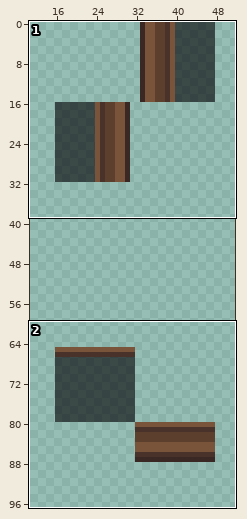
Two versions of one sprite sheet, Resources/Textures/_CP14/Structures/Roof/wooden.rsi/roof4.png. Above, an overview of the earlier version with the close-up marked.
Close-up. The starting point:
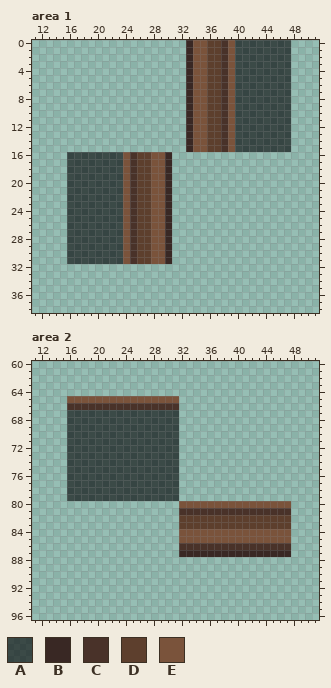
The file is 64x128 pixels. Shown: area 1: x 11..51, y 0..38; area 2: x 11..51, y 60..96. The wide view leaves out empty margins.
Palette (. is transparent): A #060709a2  B #392824  C #493229  D #5d3f2d  E #7a533b
After:
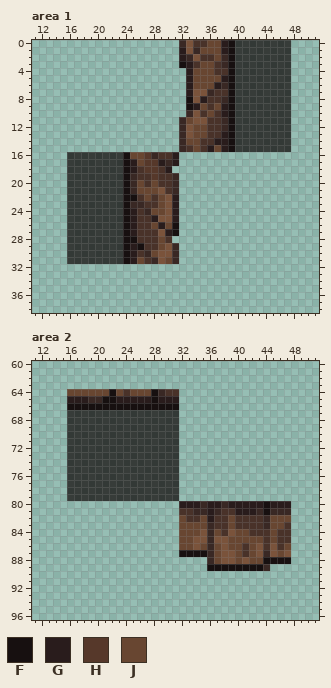
Colours new in this view: F #171010  G #291c1c  H #56382a  J #684631
From old to new:
colour A: #060709a2 -> #120a0ab8
Area 1:
y 0: x 32..39 .BEEDDCE -> BECCJJGF
y 1: x 32..39 .BEEDDCE -> GEBJJJGF
y 2: x 32 . -> G; x 35..39 EDDCE -> CCJBF
y 3: x 32..39 .BEEDDCE -> FGCJJCBF
y 4: x 33..37 BEEDD -> GJJJC; x 39 E -> F
y 5: x 33..39 BEEDDCE -> GJJJJGF
y 6: x 33..39 BEEDDCE -> GJJJGBF
y 7: x 33 B -> G; x 36..37 DD -> BC; x 39 E -> F
y 8: x 33 B -> F; x 35..39 EDDCE -> GCCBF
y 9: x 33..39 BEEDDCE -> FGJCJGF
y 10: x 35..39 EDDCE -> CJCGF
y 11: x 32..33 .B -> BJ; x 36..39 DDCE -> CCBF
y 12: x 32..39 .BEEDDCE -> BEJJCCBF
y 13: x 32..39 .BEEDDCE -> BEJJCCGF
y 14: x 32..39 .BEEDDCE -> BJJCCGGF
y 15: x 32..39 .BEEDDCE -> BCJCGJGF
y 16: x 24..31 ECDDEEB. -> FJJHBCCG
y 17: x 24..29 ECDDEE -> FGJHHG; x 31 . -> G
y 18: x 24..30 ECDDEEB -> FGCHHCG
y 19: x 24..31 ECDDEEB. -> FBCCHCCB
y 20: x 24..31 ECDDEEB. -> FBJCJCCB
y 21: x 24..28 ECDDE -> FBJJJ; x 30..31 B. -> CB
y 22: x 24..31 ECDDEEB. -> FFCJCJEG
y 23: x 24..31 ECDDEEB. -> FBBCCJEG
y 24: x 24..31 ECDDEEB. -> FGCBJJEG
y 25: x 24..28 ECDDE -> FGCCG; x 30..31 B. -> EG
y 26: x 24..31 ECDDEEB. -> FGCCJGJF
y 27: x 24..28 ECDDE -> FGCCC; x 30..31 B. -> GF
y 28: x 24..30 ECDDEEB -> FFCCCJC
y 29: x 24..31 ECDDEEB. -> FGFCCJEB
y 30: x 24..28 ECDDE -> FGCBJ; x 30..31 B. -> EB
y 31: x 24..28 ECDDE -> FGJCB; x 30..31 B. -> JB
Area 2:
y 64: x 16..31 ................ -> JJJJJJFJCJJJFBCC
y 65: x 16..31 EEEEEEEEEEEEEEEE -> GGGBBFFGGGGGFGGG
y 66: x 16..31 CCCCCCCCCCCCCCCC -> FFFFFFFFFFFFFFFF
y 80: x 32..47 EEEEEEEEEEEEEEEE -> GGGBGGBGGGGGFGGG
y 81: x 34..37 CCCC -> BBGB; x 40..47 CCCCCCCC -> GGGBFBBB
y 82: x 32..47 DDDDDDDDDDDDDDDD -> JCCJGCCJCCCCBJJJ
y 83: x 32..47 DDDDDDDDDDDDDDDD -> JJJJBCCJCCCCBJJC
y 84: x 32..34 EEE -> JJJ; x 36..38 EEE -> BJC; x 40..47 EEEEEEEE -> JJCCCJCC
y 85: x 32..33 EE -> JJ; x 36 E -> B; x 39..47 EEEEEEEEE -> JJJJJCJCC
y 86: x 32..40 CCCCCCCCC -> JJEJBJEJJ; x 42..43 CC -> JE; x 45 C -> E; x 47 C -> J
y 87: x 32..35 BBBB -> FFFF; x 37..43 BBBBBBB -> JEEJCJE; x 45..47 BBB -> EJE
y 88: x 36..47 ............ -> BJEEJEJJFFFF
y 89: x 36..44 ......... -> FFFFFFFFB
